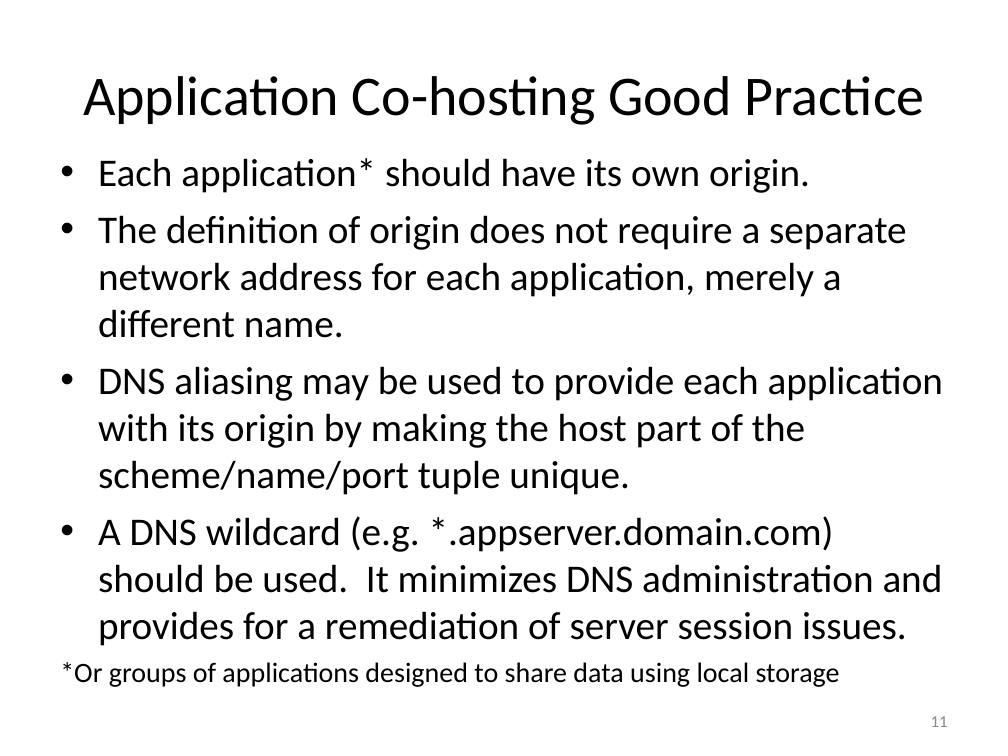
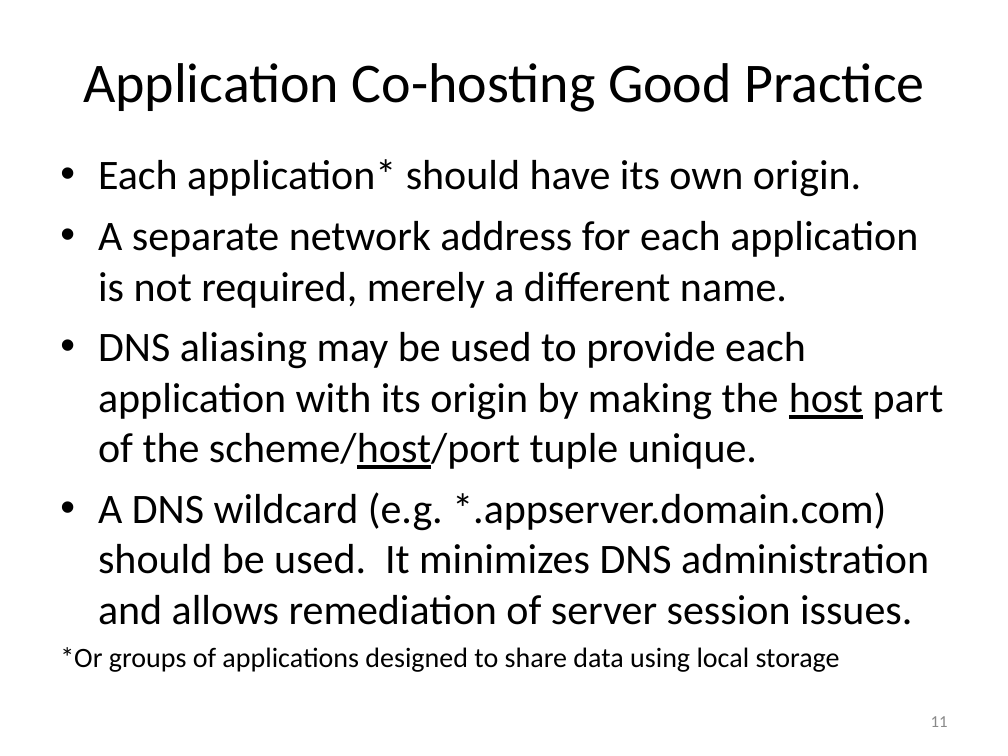
Before and after one commit to EdCharbeneau/CodePaLOUsa, a slide deck: slide 11 of 2013/LocalStorageSecurity/LocalStoragePresentation.ppt. Drawn at 1008x756 pixels with LibreOffice and Linux fonts; fonts in the diff are those of the drawing. Boxes give left, top, right and bottom in pixels: in the first picture for what was removed or moved away, otherwise in the second. Text is boxed around its words. In the diff, an @@ line names an element or a change of style, - is before the commit and + after.

```diff
--- a/2013/LocalStorageSecurity/LocalStoragePresentation.ppt
+++ b/2013/LocalStorageSecurity/LocalStoragePresentation.ppt
@@ title "Application Co-hosting Good Practice" moved from (x1=83, y1=76, x2=924, y2=125) to (x1=83, y1=63, x2=924, y2=112) @@
@@ text at (x1=98, y1=159, x2=861, y2=197): size 28 to 30 pt in "Each application* should have its own origin." @@
@@ text at (x1=98, y1=221, x2=944, y2=625): text changed; size 28 to 30 pt @@
-• The definition of origin does not require a separate network address for each application, merely a different name.
-• DNS aliasing may be used to provide each application with its origin by making the host part of the scheme/name/port tuple unique.
-• A DNS wildcard (e.g. *.appserver.domain.com) should be used. It minimizes DNS administration and provides for a remediation of server session issues.
+• A separate network address for each application is not required, merely a different name.
+• DNS aliasing may be used to provide each application with its origin by making the host part of the scheme/host/port tuple unique.
+• A DNS wildcard (e.g. *.appserver.domain.com) should be used. It minimizes DNS administration and allows remediation of server session issues.
```
Also in this commit, not shown: 12 other slides changed.
